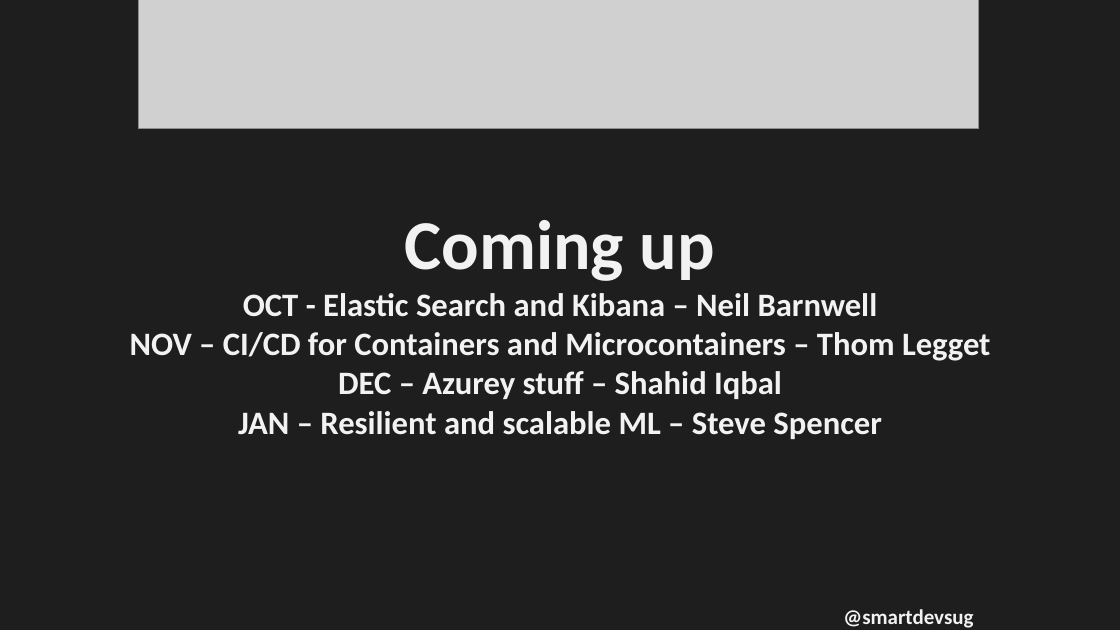
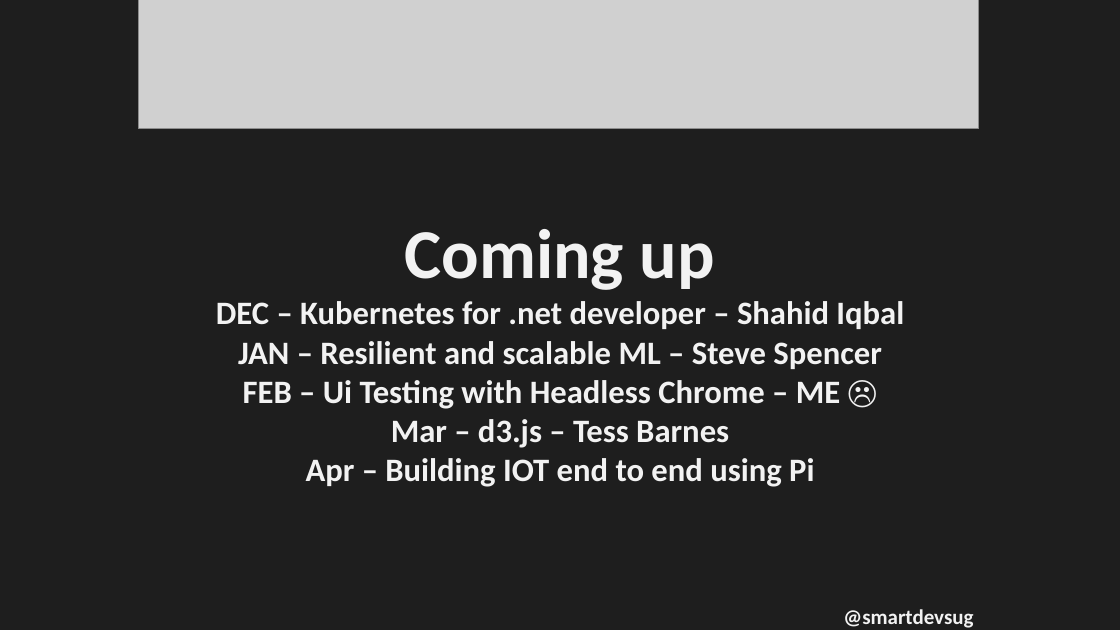
Before and after one commit to rippo/smartdevs, a slide deck: slide 5 of WelcomePresentation-SmartDevs.pptx. Drawn at 1120x630 pixels with LibreOffice and Linux fonts; fonts in the diff are those of the drawing; grey boxes stand for pictures. Boxes give left, top, right and bottom in pixels: in the first picture for what was removed or moved away, otherwise in the second. Text is boxed around its words. In the diff, an @@ line names an element or a change of style, - is before the commit and + after.

```diff
--- a/WelcomePresentation-SmartDevs.pptx
+++ b/WelcomePresentation-SmartDevs.pptx
@@ text at [216,229,904,329]: text changed @@
-Coming up
-OCT - Elastic Search and Kibana – Neil Barnwell
-NOV – CI/CD for Containers and Microcontainers – Thom Legget
-DEC – Azurey stuff – Shahid Iqbal
+Coming up
+DEC – Kubernetes for .net developer – Shahid Iqbal
@@ text at [243,380,840,487]: paragraphs added @@
+FEB – Ui Testing with Headless Chrome – ME ☹
+Mar – d3.js – Tess Barnes
+Apr – Building IOT end to end using Pi
```
Also in this commit, not shown: 3 other slides changed.
